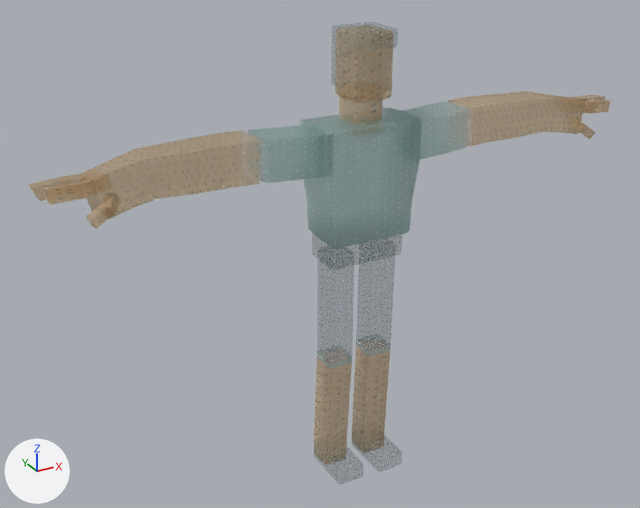
The FBX model 100Avatars_073/100Avatars_073_Pepo.fbx as it was, and as the next commit left it.
One viewpoint serves both versions: a 50 mm camera at (-0.1499, -0.2452, 0.2122) aimed at (-0.0117, 0.006, 0.0866). The lights are fixed; the arrows at lower left show +X, +Y and +Z. Where no turn or scale is listed for an object, it has been applied to the vertices.

Objects in the first picture: 'Body'.
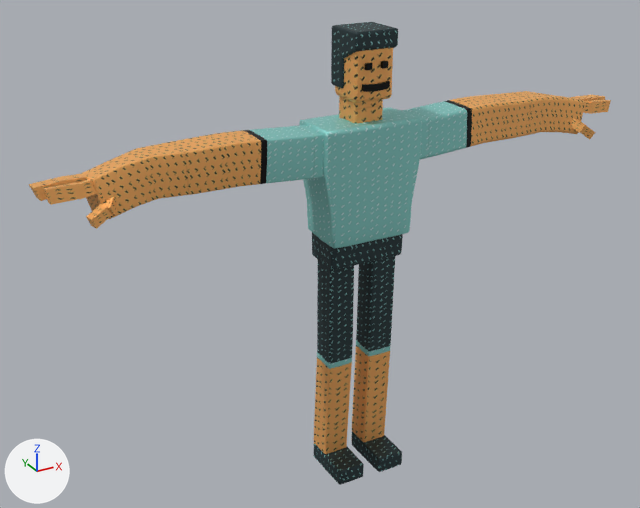
The newer file is also rescaled (x10.1) as a whole; pictures and numbers use the older file's frame.

Changed parts and their boxes [x1, y1, x2, y2] in the pictures (640 x 508 px):
part 1 of me_untitled_001, recoloured
    both: [29, 91, 611, 229]
part 2 of me_untitled_001, recoloured
    both: [300, 22, 422, 483]

The change in detail:
Picture '100Avatars_073_Pepo.png' (img_100avatars_073_pepo_png) is new.
Material 'char073' (mat_char073) is new.
Its texture is img_100avatars_073_pepo_png (with its transparency).
Its metallic is 0.5.
Its roughness is 0.553.
me_untitled_001 has 2429 vertices, 2421 faces and spans x -0.108..0.107, y -0.014..0.009, z 0.0..0.165.
me_untitled_001 is used by ob_body; location (0.0, 0.0, 0.0).
me_untitled_001 part 1: all 814 faces that had it switch from mat_phong1 to mat_char073 (picture img_100avatars_073_pepo_png).
me_untitled_001 part 2: all 1607 faces that had it switch from mat_pasted__yellow1 to mat_char073 (picture img_100avatars_073_pepo_png).
